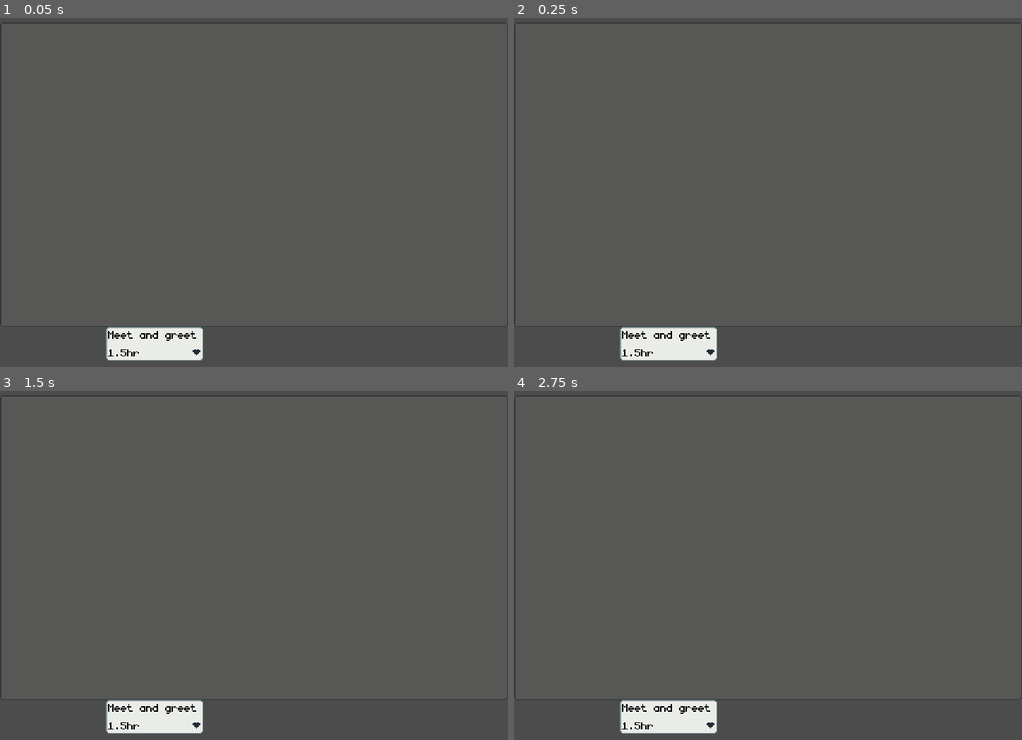
Above: before the commit, frames 1-4 (two rows, left to right).
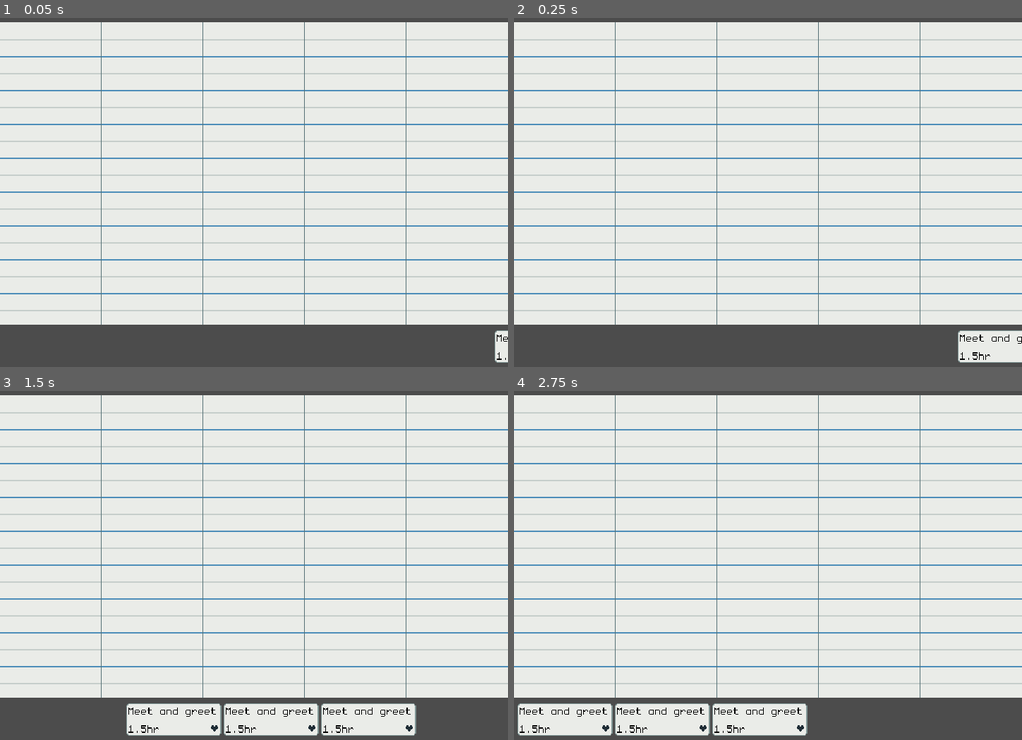
Above: after the commit, the same moments.

Repository: dmitriy-shmilo/wgj257
Game: Godot game, scene res://game_screen/game_screen.tscn
Two runs of this game, one before a commit and one after it. Both use one fixed random seed, a clock stepped at 60 frames per second and the inputs below.
Inputs (mouse positions are in pixels of both pictures, inside the frame that each line leads up to):
- Up to frame 1 (0.05 s): no input
- Up to frame 2 (0.25 s): no input
- Up to frame 3 (1.5 s): tap Enter at 0.5 s; drag from (152, 715) to (304, 467) at 0.52 s; drag from (152, 572) to (228, 628) at 1.27 s
- Up to frame 4 (2.75 s): move the mouse to (818, 467) at 2.02 s; press the mouse at (818, 467) at 2.03 s; hold D (right) from 2.03 s (still down)

The runs differ from the first frame. In frame 1, 89% of the frame differs, in the area x 0-100%, y 1-99%; in frame 2, 90%; in frame 3, 92%; in frame 4, 91%.

Commit message:
Appointment placement.
- Render calendar.
- Place appointments on a calendar.
- Slide in pending appointments.
- Selection indication.

Diff:
--- /dev/null
+++ b/src/game_screen/calendar.gd
@@ -0,0 +1,24 @@
+tool
+extends Control
+
+export(float) var lane_width = 96
+export(float) var slot_height = 16
+export(float) var lane_count = 5
+export(float) var slot_count = 18
+export(Color) var lane_delimeter_color = Color.black
+export(Color) var slot_delimeter_color = Color.black
+export(Color) var slot_alt_delimeter_color = Color.black
+export(Color) var background_color = Color.white
+func _draw() -> void:
+
+	draw_rect(Rect2(Vector2.ZERO, rect_size), background_color)
+	for lane in range(lane_count):
+		draw_line( \
+			Vector2(lane_width * lane, 0), \
+			Vector2(lane_width * lane, rect_size.y), \
+			lane_delimeter_color)
+		for slot in range(1, slot_count):
+			draw_line( \
+				Vector2(lane_width * lane, slot * slot_height), \
+				Vector2(lane_width * (lane + 1), slot * slot_height), \
+				slot_alt_delimeter_color if slot % 2 == 1 else slot_delimeter_color)
--- a/src/game_screen/game_screen.gd
+++ b/src/game_screen/game_screen.gd
@@ -1,18 +1,25 @@
 extends Control
 
 const MEETING_REQUEST_SCENE = preload("res://game_screen/meeting_request.tscn")
-
+const DAY_COUNT = 5
+const SLOT_COUNT = 18
 
 
 onready var _gui = $"Gui"
 onready var _cursor: Control = $"Cursor"
-onready var _meeting_queue: Control = $"MeetingQueue"
+onready var _meeting_queue: Control = $"MeetingQueueMargin/MeetingQueue"
 onready var _calendar: Control = $"Calendar"
 
 var _is_dragging = false
 var _current_request: MeetingRequest = null
+var _pending_requests: Array = []
+
+var _slots: Array = []
 
 func _ready() -> void:
+	_slots.resize(DAY_COUNT * SLOT_COUNT)
+	create_request()
+	create_request()
 	create_request()
 
 
@@ -32,19 +39,61 @@
 
 	var scene = MEETING_REQUEST_SCENE.instance()
 	scene.meeting = meeting
-	scene.rect_position = Vector2(100, 0)
+	scene.rect_position.x += _meeting_queue.rect_size.x
+	scene.rect_position.x += scene.rect_size.x * _pending_requests.size()
+	scene.target_position.x = scene.rect_size.x * _pending_requests.size()
 	_meeting_queue.add_child(scene)
+	_pending_requests.append(scene)
 	_setup_request(scene)
+
+
+func place_request(request: MeetingRequest, slot: Vector2) -> void:
+	if request.slot.x > 0:
+		var old_index = request.slot.x * SLOT_COUNT + request.slot.y
+		for i in range(request.meeting.duration):
+			_slots[old_index + i] = null
+
+	var index = slot.x * SLOT_COUNT + slot.y
+	for i in range(request.meeting.duration):
+		_slots[index + i] = request
+	request.slot = slot
+
+	_pending_requests.remove(_pending_requests.find(request))
+	for i in range(_pending_requests.size()):
+		var req = _pending_requests[i]
+		req.target_position.x = req.rect_size.x * i
+
+	request.is_static = true
+	request.is_resizing = true
+	request.get_parent().remove_child(request)
+	_calendar.add_child(request)
+	request.rect_global_position = _cursor.rect_global_position
+
+
+func can_place_request(request: MeetingRequest, slot: Vector2) -> bool:
+	var index = slot.x * SLOT_COUNT + slot.y
+
+	for i in range(request.meeting.duration):
+		if _slots[index + i] != null and _slots[index + i] != request:
+			return false
+
+	return true
 
 
 func _drag_cursor_start(request) -> void:
 	_cursor.visible = true
 	_is_dragging = true
 	_current_request = request
+	_current_request.is_selected = true
 	_cursor.meeting = request.meeting
 
 
 func _drag_cursor_end(request) -> void:
+	var slot_pos = _to_slot_position(_cursor.rect_position)
+	if can_place_request(request, slot_pos):
+		place_request(request, slot_pos)
+
+	_current_request.is_selected = false
 	_cursor.visible = false
 	_is_dragging = false
 	_current_request = null
@@ -64,6 +113,13 @@
 	return pos
 
 
+func _to_slot_position(pos: Vector2) -> Vector2:
+	pos -= _calendar.rect_position
+	pos.y = floor(pos.y / 16)
+	pos.x = floor(pos.x / 96)
+	return pos
+
+
 func _on_meeting_request_gui_input(event: InputEvent, request: MeetingRequest) -> void:
 	if event.is_action_pressed("action"):
 		_drag_cursor_start(request)
--- a/src/game_screen/game_screen.tscn
+++ b/src/game_screen/game_screen.tscn
@@ -1,37 +1,48 @@
-[gd_scene load_steps=6 format=2]
+[gd_scene load_steps=7 format=2]
 
 [ext_resource path="res://game_screen/game_screen.gd" type="Script" id=1]
 [ext_resource path="res://game_screen/gui.tscn" type="PackedScene" id=2]
 [ext_resource path="res://assets/art/spritesheet.png" type="Texture" id=3]
 [ext_resource path="res://game_screen/meeting_request.tscn" type="PackedScene" id=4]
 [ext_resource path="res://ui/default_theme.tres" type="Theme" id=5]
+[ext_resource path="res://game_screen/calendar.gd" type="Script" id=6]
 
 [node name="GameScreen" type="Control"]
 anchor_right = 1.0
 anchor_bottom = 1.0
 script = ExtResource( 1 )
 
-[node name="Cursor" parent="." instance=ExtResource( 4 )]
-visible = false
-margin_right = 96.0
-is_resizing = true
-
 [node name="Gui" parent="." instance=ExtResource( 2 )]
 
-[node name="MeetingQueue" type="Control" parent="."]
+[node name="MeetingQueueMargin" type="MarginContainer" parent="."]
 anchor_top = 1.0
 anchor_bottom = 1.0
 margin_top = -40.0
 margin_right = 480.0
+custom_constants/margin_right = 2
+custom_constants/margin_top = 2
+custom_constants/margin_left = 2
+custom_constants/margin_bottom = 2
+
+[node name="MeetingQueue" type="Control" parent="MeetingQueueMargin"]
+margin_left = 2.0
+margin_top = 2.0
+margin_right = 478.0
+margin_bottom = 38.0
 theme = ExtResource( 5 )
 
 [node name="Calendar" type="Control" parent="."]
 margin_top = 32.0
 margin_right = 480.0
-margin_bottom = 320.0
+margin_bottom = 318.0
+script = ExtResource( 6 )
+lane_delimeter_color = Color( 0.341176, 0.447059, 0.466667, 1 )
+slot_delimeter_color = Color( 0.309804, 0.560784, 0.729412, 1 )
+slot_alt_delimeter_color = Color( 0.780392, 0.811765, 0.8, 1 )
+background_color = Color( 0.921569, 0.929412, 0.913725, 1 )
 
 [node name="NinePatchRect2" type="NinePatchRect" parent="Calendar"]
-modulate = Color( 0.372549, 0.372549, 0.372549, 1 )
+visible = false
 anchor_right = 1.0
 anchor_bottom = 1.0
 texture = ExtResource( 3 )
@@ -40,3 +51,11 @@
 patch_margin_top = 6
 patch_margin_right = 6
 patch_margin_bottom = 6
+
+[node name="Cursor" parent="." instance=ExtResource( 4 )]
+visible = false
+margin_top = 32.0
+margin_right = 96.0
+margin_bottom = 64.0
+is_resizing = true
+is_static = true
--- a/src/game_screen/meeting_request.gd
+++ b/src/game_screen/meeting_request.gd
@@ -2,7 +2,13 @@
 extends Control
 
 export(Resource) var meeting setget set_meeting
-export(bool) var is_resizing = false
+export(bool) var is_resizing = false setget set_is_resizing
+export(float) var scroll_speed = 4
+export(bool) var is_static = false
+
+var target_position = Vector2.ZERO
+var is_selected = false setget set_is_selected
+var slot: Vector2 = Vector2(-1, -1)
 
 onready var _background: Control = $"Background"
 onready var _title_label: Label = $"MarginContainer/VBoxContainer/TitleLabel"
@@ -11,6 +17,23 @@
 
 func _ready() -> void:
 	set_meeting(meeting)
+
+
+func _process(delta: float) -> void:
+	if rect_position != target_position and not is_static:
+		if (target_position - rect_position).length_squared() <= 2:
+			rect_position = target_position
+			return
+
+		var direction = (target_position - rect_position).normalized()
+		rect_position += direction * scroll_speed
+
+
+func set_is_resizing(value: bool) -> void:
+	is_resizing = value
+	if meeting != null and is_inside_tree():
+		rect_size.y = meeting.duration * 16
+		rect_size.x = 96 # TODO: magic numbers
 
 
 func set_meeting(value: Meeting):
@@ -23,5 +46,10 @@
 		if is_resizing:
 			rect_size.y = meeting.duration * 16
 
+
+func set_is_selected(value: bool) -> void:
+	modulate.a = 0.4 if value else 1
+
+
 func _on_MeetingRequest_gui_input(event: InputEvent) -> void:
 	pass
--- a/src/game_screen/meeting_request.tscn
+++ b/src/game_screen/meeting_request.tscn
@@ -25,12 +25,17 @@
 [node name="MeetingRequest" type="MarginContainer"]
 margin_right = 92.0
 margin_bottom = 32.0
-custom_constants/margin_right = 0
+custom_constants/margin_right = 1
+custom_constants/margin_top = 1
+custom_constants/margin_left = 1
+custom_constants/margin_bottom = 1
 script = ExtResource( 3 )
 
 [node name="Background" type="NinePatchRect" parent="."]
 material = SubResource( 3 )
-margin_right = 92.0
+margin_left = 1.0
+margin_top = 1.0
+margin_right = 91.0
 margin_bottom = 32.0
 size_flags_horizontal = 3
 size_flags_vertical = 3
@@ -42,7 +47,9 @@
 patch_margin_bottom = 6
 
 [node name="MarginContainer" type="MarginContainer" parent="."]
-margin_right = 92.0
+margin_left = 1.0
+margin_top = 1.0
+margin_right = 91.0
 margin_bottom = 32.0
 mouse_filter = 1
 custom_constants/margin_right = 2
@@ -52,11 +59,11 @@
 
 [node name="VBoxContainer" type="VBoxContainer" parent="MarginContainer"]
 margin_left = 2.0
-margin_right = 90.0
-margin_bottom = 31.0
+margin_right = 88.0
+margin_bottom = 30.0
 
 [node name="TitleLabel" type="Label" parent="MarginContainer/VBoxContainer"]
-margin_right = 88.0
+margin_right = 86.0
 margin_bottom = 13.0
 custom_colors/font_color = Color( 0, 0, 0, 1 )
 custom_fonts/font = ExtResource( 2 )
@@ -65,11 +72,11 @@
 
 [node name="HBoxContainer" type="HBoxContainer" parent="MarginContainer/VBoxContainer"]
 margin_top = 17.0
-margin_right = 88.0
+margin_right = 86.0
 margin_bottom = 30.0
 
 [node name="DurationLabel" type="Label" parent="MarginContainer/VBoxContainer/HBoxContainer"]
-margin_right = 75.0
+margin_right = 73.0
 margin_bottom = 13.0
 size_flags_horizontal = 3
 custom_colors/font_color = Color( 0, 0, 0, 1 )
@@ -78,8 +85,8 @@
 clip_text = true
 
 [node name="Icon" type="TextureRect" parent="MarginContainer/VBoxContainer/HBoxContainer"]
-margin_left = 79.0
-margin_right = 88.0
+margin_left = 77.0
+margin_right = 86.0
 margin_bottom = 13.0
 texture = SubResource( 1 )
 stretch_mode = 4
